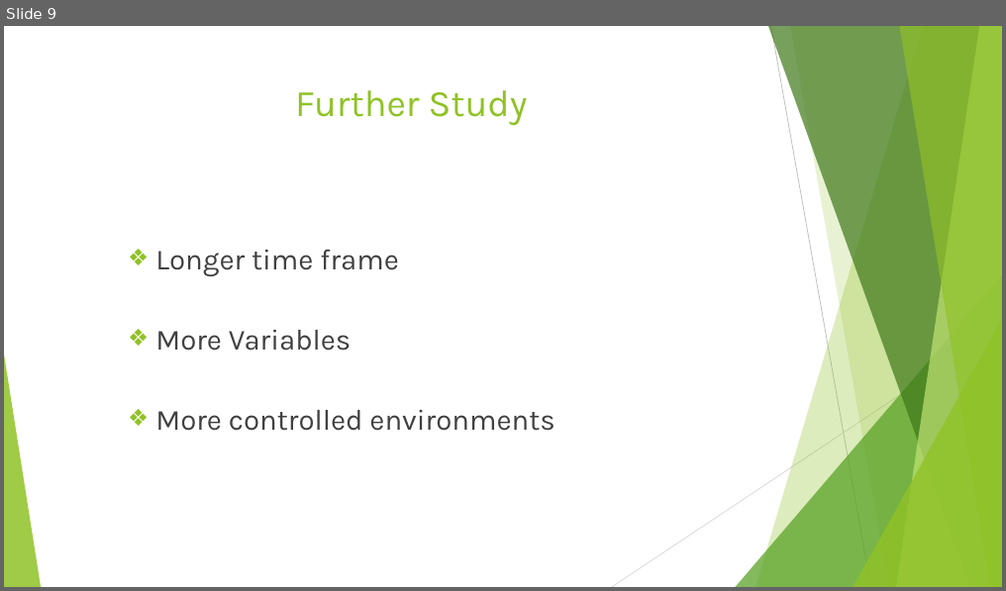
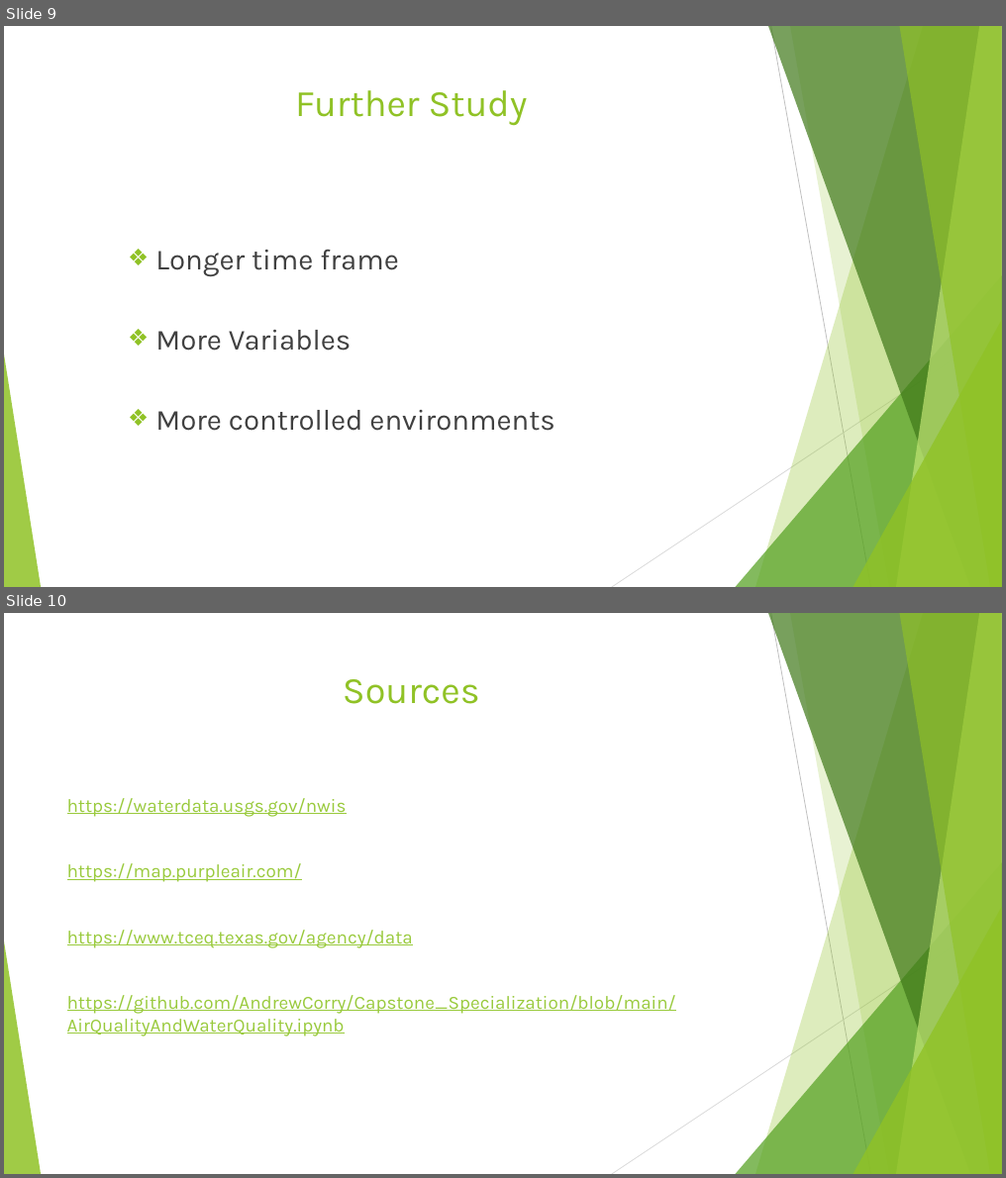
Before and after one commit to AndrewCorry/Air-and-Water-Data-Analysis, a slide deck: Presentation.pptx. Shown one above the other, each under a label of ours: slide 9 before the commit, slides 9 and 10 after it. The pictures are 1006x591 and 1006x1178 pixels, drawn with LibreOffice and Linux fonts; fonts in the diff are those of the drawing. Boxes give left, top, right and bottom in pixels: in the first picture for what was removed or moved away, otherwise in the second. Text is boxed around its words. In the diff, an @@ line names an element or a change of style, - is before the commit and + after.

```diff
--- a/Presentation.pptx
+++ b/Presentation.pptx
@@ slide 10 added at (x1=4, y1=613, x2=1002, y2=1174), background #FFFFFF; not listed: 10 template elements that a slide beside it also shows @@
@@ title added at (x1=343, y1=679, x2=480, y2=704), 36 pt, text #90C226 @@
+Sources
@@ text added at (x1=67, y1=798, x2=676, y2=1037), 18 pt, text #99CA3C, underline @@
+https://waterdata.usgs.gov/nwis
+https://map.purpleair.com/
+https://www.tceq.texas.gov/agency/data
+https://github.com/AndrewCorry/Capstone_Specialization/blob/main/AirQualityAndWaterQuality.ipynb
```
Also in this commit, not shown: 1 slide changed, 1 other file.
